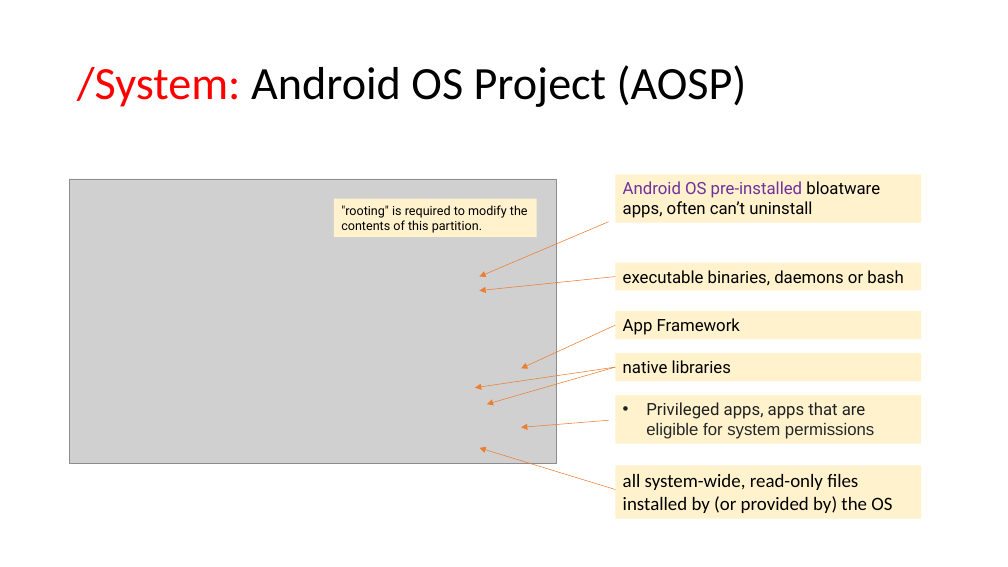
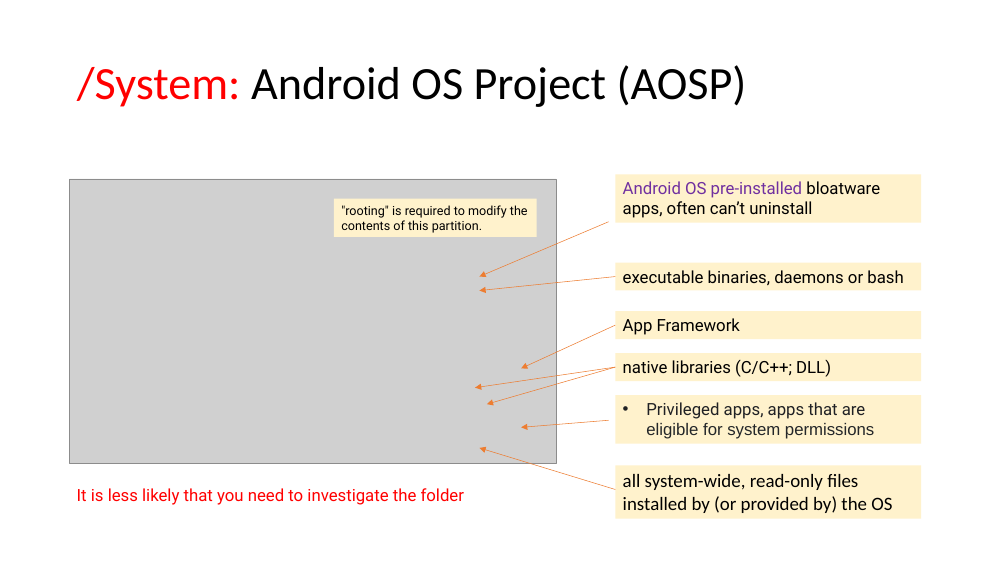
Before and after one commit to frankwxu/digital-forensics-lab, a slide deck: slide 11 of Andriod10/1_Pixel3_Image.pptx. Drawn at 1008x567 pixels with LibreOffice and Linux fonts; fonts in the diff are those of the drawing; grey boxes stand for pictures; background and template pictures are left out. Boxes give left, top, right and bottom in pixels: in the first picture for what was removed or moved away, otherwise in the second. Text is boxed around its words. In the diff, an @@ line names an element or a change of style, - is before the commit and + after.

```diff
--- a/Andriod10/1_Pixel3_Image.pptx
+++ b/Andriod10/1_Pixel3_Image.pptx
@@ text in rectangle at box(623, 360, 831, 377): text changed @@
-native libraries
+native libraries (C/C++; DLL)
@@ text added at box(77, 488, 464, 505), 16 pt, text #FF0000 @@
+It is less likely that you need to investigate the folder
```
Also in this commit, not shown: 14 other slides changed, 1 other file.
